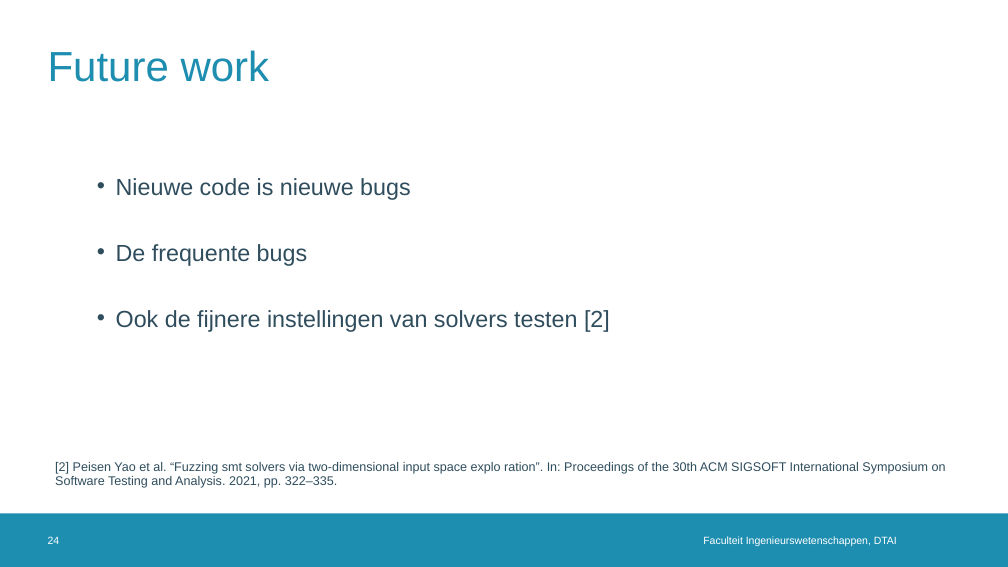
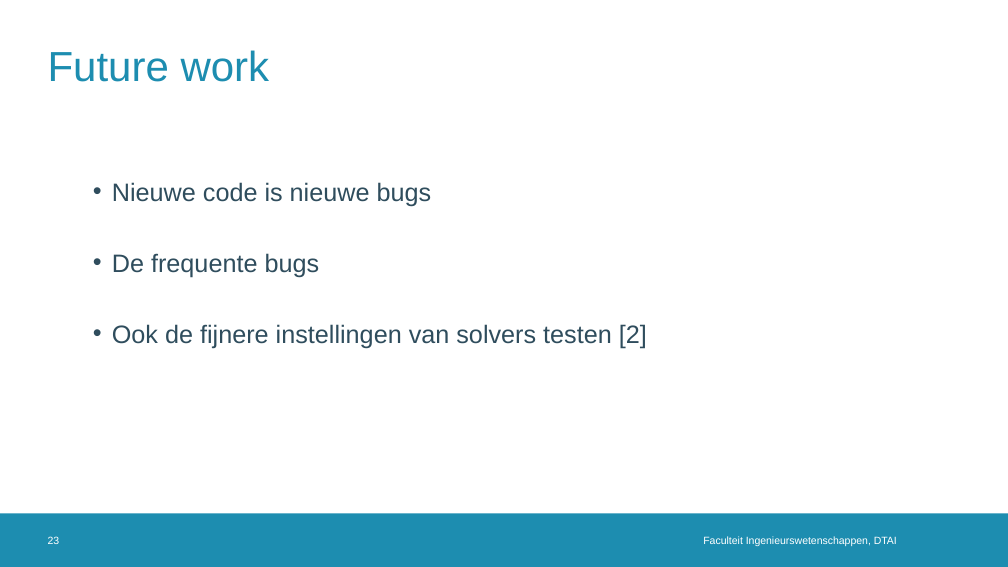
Before and after one commit to rubenkindt/Masterproef-paper-RubenKindt, a slide deck: slide 23 of Milestones/M3 december presentation/M3.pptx (slide 24 before the commit). Drawn at 1008x567 pixels with LibreOffice and Linux fonts; fonts in the diff are those of the drawing; background and template pictures are left out. Boxes give left, top, right and bottom in pixels: in the first picture for what was removed or moved away, otherwise in the second. Text is boxed around its words. In the diff, an @@ line names an element or a change of style, - is before the commit and + after.

```diff
--- a/Milestones/M3 december presentation/M3.pptx
+++ b/Milestones/M3 december presentation/M3.pptx
@@ text "Nieuwe code is nieuwe bugs" at (112,182,647,348): size 22.2 to 24 pt; list level 1 to 2 in "Nieuwe code is nieuwe bugs"; line spacing 0.8 to 1; list level 1 to 2 in "De frequente bugs"; list level 1 to 2 in "Ook de fijnere instellingen van ..." @@
@@ text removed at (55,462,946,488) @@
-[2] Peisen Yao et al. “Fuzzing smt solvers via two-dimensional input space explo ration”. In: Proceedings of the 30th ACM SIGSOFT International Symposium on Software Testing and Analysis. 2021, pp. 322–335.
@@ page number at (48,536,60,544): text changed @@
-24
+23
```
Also in this commit, not shown: 4 other slides changed, 9 other files.
